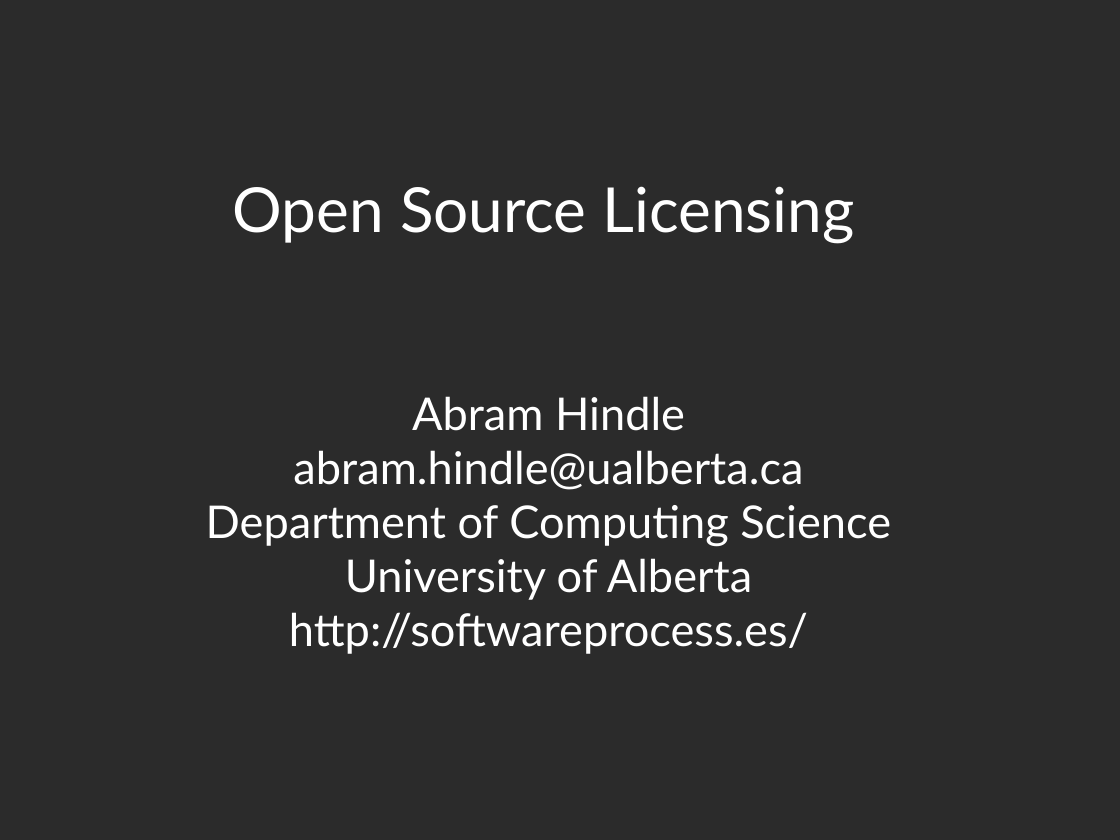
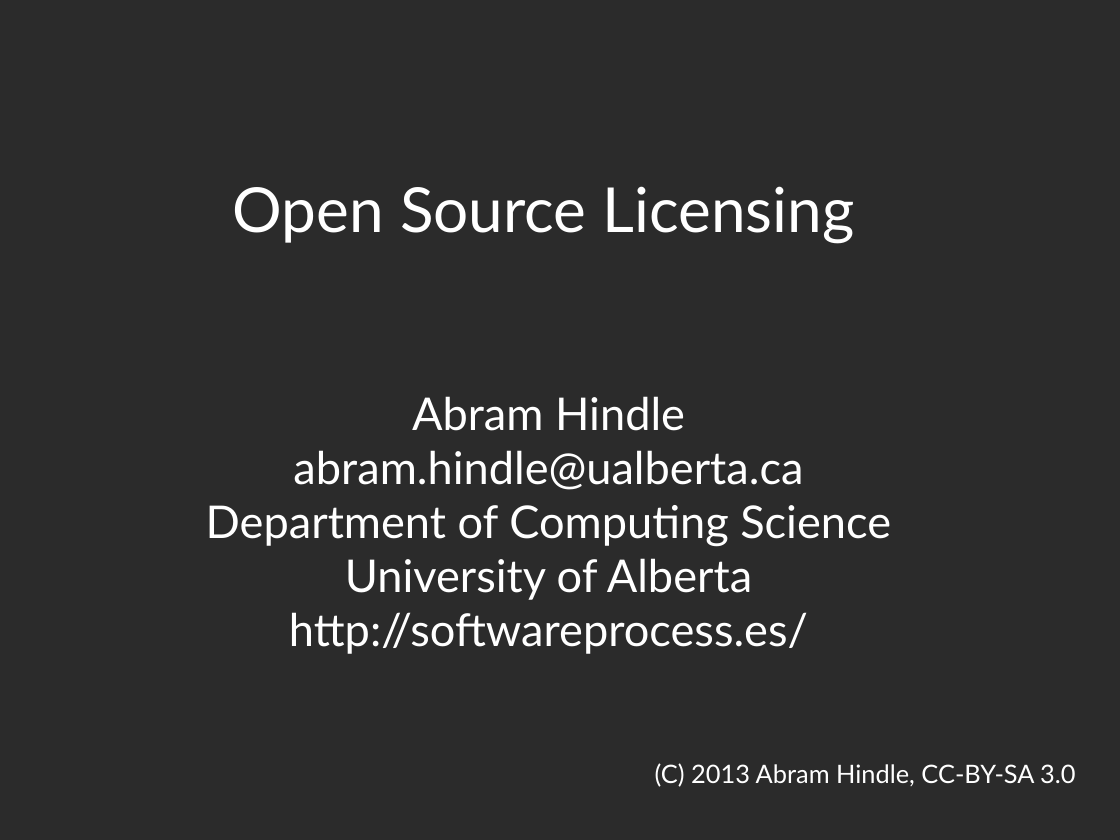
Before and after one commit to abramhindle/floss-licensing-talk, a slide deck: slide 1 of license-talk.odp. Drawn at 1120x840 pixels with LibreOffice and Linux fonts; fonts in the diff are those of the drawing; background and template pictures are left out; a plain dark background stands for a picture behind light text. Boxes give left, top, right and bottom in pixels: in the first picture for what was removed or moved away, otherwise in the second. Text is boxed around its words. In the diff, an @@ line names an element or a change of style, - is before the commit and + after.

```diff
--- a/license-talk.odp
+++ b/license-talk.odp
@@ text added at bbox=[655, 763, 1075, 787], 18 pt, text #FFFFFF @@
+(C) 2013 Abram Hindle, CC-BY-SA 3.0
```
Also in this commit, not shown: 1 other file.
